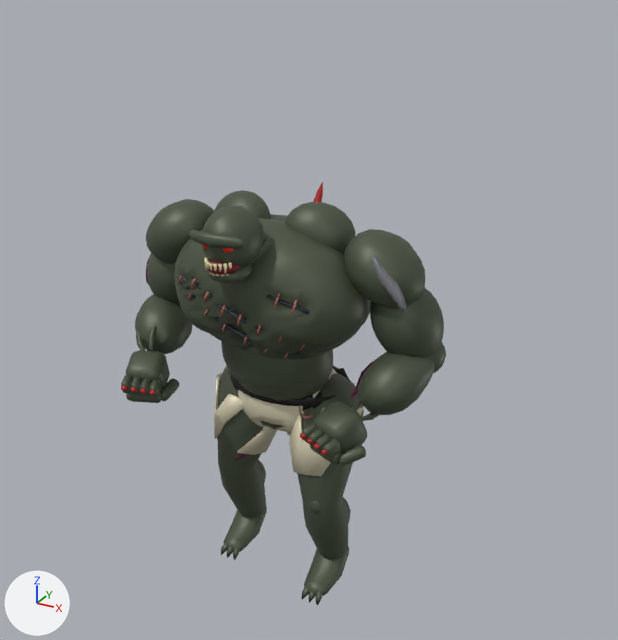
A saved change to the FBX model modelos/enemigos_hd/zombi_berserk_hd/zombi_berserk_hd.fbx.
Camera for both pictures: a camera (50 mm lens) standing at (4.19, -7.16, 6.64) and looking at (0.18, 0.12, 3.0). The axes (+X, +Y, +Z) are drawn at lower left. The lights are the same throughout. The first picture is the older version.

Objects in the first picture: 'Head', 'LeftArm', 'LeftLeg', 'RightArm', 'RightLeg', 'Torso'.
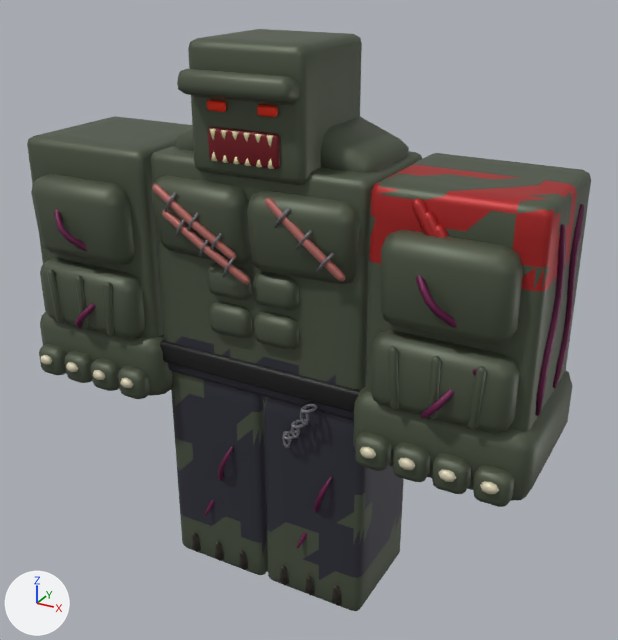
What differs and where, as boxes (x1, y1, x2, y2) in the pictures (618 x 640 px; the box of a moved part takes in the faces that stretch with it):
'Left Arm', added: after (353, 153, 591, 507)
'Torso', reshaped, moved (37% wider, 31% taller): before (174, 182, 371, 436); after (151, 116, 422, 448)
'Right Arm', added: after (27, 116, 192, 399)
'Head', reshaped, moved (145% wider, 99% taller): before (189, 205, 264, 283); after (177, 29, 362, 185)
'Left Leg', added: after (264, 396, 404, 611)
'Right Leg', added: after (171, 371, 268, 575)
'LeftArm', deleted: before (300, 229, 446, 466)
'RightArm', deleted: before (121, 199, 214, 403)
'LeftLeg', deleted: before (289, 373, 364, 605)
'RightLeg', deleted: before (214, 366, 277, 560)
part 2 of me_torso, moved or reshaped (not visible afterwards): before (313, 182, 323, 202)
part 3 of me_torso, rebuilt (40% wider, 93% taller): before (174, 218, 367, 360); after (151, 146, 422, 421)
part 4 of me_torso, deleted: before (178, 190, 371, 436)
part 5 of me_torso, built on: before (181, 273, 320, 419); after (151, 116, 409, 448)

What changed in the scene script:
```text
Change me_head:
    used by ob_head; location = (0.0, -0.7, 4.0)
    remove me_head.from_pydata(...)  # 1051 vertices, 2022 faces; spans x -0.288..0.288, y -0.658..0.026, z -0.165..0.488
    add me_head.from_pydata(...)  # 814 vertices, 1560 faces; spans x -0.6..0.6, y -0.964..0.456, z -0.12..1.08
    me_head part 1: 1051 vertices removed from x -0.288..0.288, y -0.658..0.026, z -0.165..0.488; 814 vertices added at x -0.6..0.6, y -0.964..0.456, z -0.12..1.08
Change me_torso:
    used by ob_torso; location = (0.0, -0.2, 3.0)
    remove me_torso.from_pydata(...)  # 4140 vertices, 8152 faces; spans x -1.06..1.05, y -0.86..1.22, z -1.3..1.38
    add me_torso.from_pydata(...)  # 1943 vertices, 3774 faces; spans x -1.24..1.24, y -0.89..1.32, z -1.69..1.58
    me_torso part 2: the loose piece of 20 vertices spanning x -0.06..0.12, y 0.55..1.05, z 0.84..1.3 is multiplied about its middle by the matrix ((1.478, 0.06, -0.061), (-0.045, 1.442, 0.329), (0.072, -0.326, 1.442)), then moved by (0.06, 0.08, -0.05)
    me_torso part 3: the loose piece of 1178 vertices spanning x -1.06..1.05, y -0.84..0.44, z -0.2..1.22 is rebuilt with 756 vertices and now spans x -1.19..1.19, y -0.66..0.66, z -1.2..1.2
    me_torso part 4: 33 loose pieces with 2562 vertices, spanning x -0.94..0.95, y -0.86..1.22, z -1.3..1.38, are deleted
    me_torso part 5: 211 vertices removed from x -0.75..0.75, y -0.82..-0.11, z -0.83..0.71; 958 vertices added at x -1.24..1.24, y -0.89..0.71, z -1.69..1.58
    other edits to the shape of me_torso do not show in these pictures
Add me_right_leg:
    me_right_leg.from_pydata(...)  # 612 vertices, 1204 faces; spans x -0.59..0.59, y -0.73..0.6, z -2.4..0.07
    me_right_leg.materials.append(mat_paleta)  # picture img_zombi_berserk_hd_paleta_png
Add me_left_arm:
    me_left_arm.from_pydata(...)  # 1510 vertices, 2928 faces; spans x -0.68..1.06, y -1.07..0.77, z -2.1..0.6
    me_left_arm.materials.append(mat_paleta)  # picture img_zombi_berserk_hd_paleta_png
Add me_right_arm:
    me_right_arm.from_pydata(...)  # 1422 vertices, 2768 faces; spans x -1.06..0.68, y -1.07..0.77, z -2.1..0.6
    me_right_arm.materials.append(mat_paleta)  # picture img_zombi_berserk_hd_paleta_png
Add me_left_leg:
    me_left_leg.from_pydata(...)  # 612 vertices, 1204 faces; spans x -0.59..0.59, y -0.73..0.6, z -2.4..0.07
    me_left_leg.materials.append(mat_paleta)  # picture img_zombi_berserk_hd_paleta_png
Remove ob_rightleg:
    ob_rightleg = bpy.data.objects.new('RightLeg', me_rightleg)
    ob_rightleg.location = (-0.45, 0.0, 2.05)
Change ob_head:
    ob_head.location: (0.0, -0.7, 4.0) -> (0.0, 0.0, 4.8)
Remove ob_leftarm:
    ob_leftarm = bpy.data.objects.new('LeftArm', me_leftarm)
    ob_leftarm.location = (1.15, -0.2, 3.78)
Remove ob_rightarm:
    ob_rightarm = bpy.data.objects.new('RightArm', me_rightarm)
    ob_rightarm.location = (-1.15, -0.2, 3.78)
Change ob_torso:
    ob_torso.location: (0.0, -0.2, 3.0) -> (0.0, 0.0, 3.6)
Remove ob_leftleg:
    ob_leftleg = bpy.data.objects.new('LeftLeg', me_leftleg)
    ob_leftleg.location = (0.45, 0.0, 2.05)
Add ob_right_leg:
    ob_right_leg = bpy.data.objects.new('Right Leg', me_right_leg)
    ob_right_leg.location = (-0.6, 0.0, 2.4)
Add ob_left_arm:
    ob_left_arm = bpy.data.objects.new('Left Arm', me_left_arm)
    ob_left_arm.location = (1.8, 0.0, 4.2)
Add ob_right_arm:
    ob_right_arm = bpy.data.objects.new('Right Arm', me_right_arm)
    ob_right_arm.location = (-1.8, 0.0, 4.2)
Add ob_left_leg:
    ob_left_leg = bpy.data.objects.new('Left Leg', me_left_leg)
    ob_left_leg.location = (0.6, 0.0, 2.4)
```
